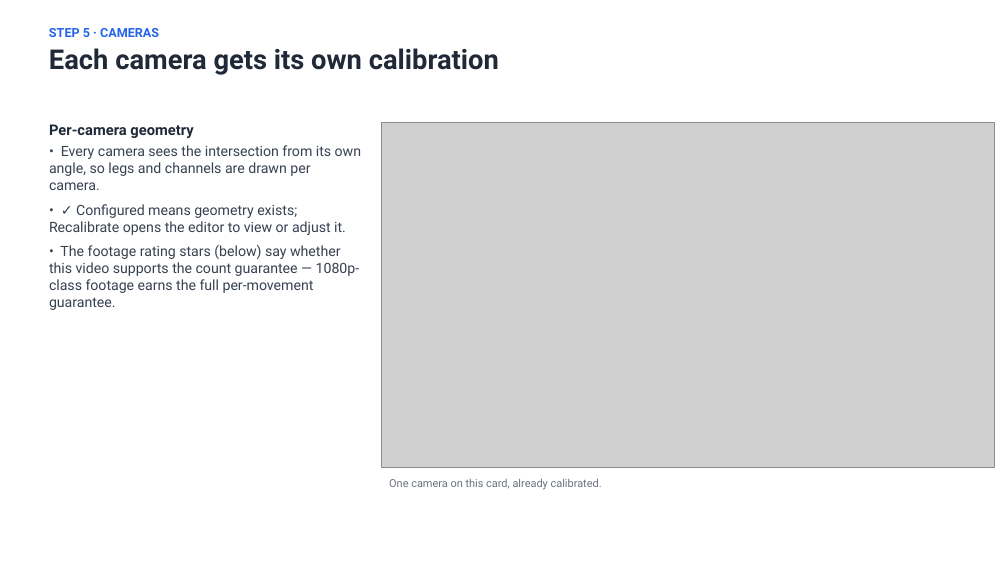
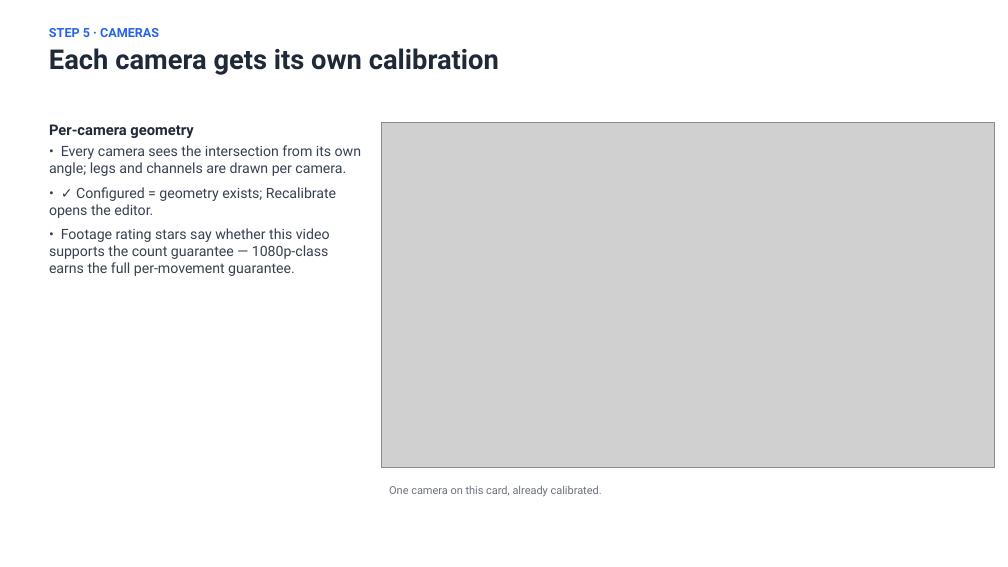
Before and after one commit to marshm100/intersection-counter, a slide deck: slide 8 of docs/Operator_Guide_2026-08-18.pptx (slide 7 before the commit). Drawn at 1008x567 pixels with LibreOffice and Linux fonts; fonts in the diff are those of the drawing; grey boxes stand for pictures. Boxes give left, top, right and bottom in pixels: in the first picture for what was removed or moved away, otherwise in the second. Text is boxed around its words. In the diff, an @@ line names an element or a change of style, - is before the commit and + after.

```diff
--- a/docs/Operator_Guide_2026-08-18.pptx
+++ b/docs/Operator_Guide_2026-08-18.pptx
@@ text at <box>49,145,361,276</box>: text changed @@
-• Every camera sees the intersection from its own angle, so legs and channels are drawn per camera.
-• ✓ Configured means geometry exists; Recalibrate opens the editor to view or adjust it.
-• The footage rating stars (below) say whether this video supports the count guarantee — 1080p-class footage earns the full per-movement guarantee.
+• Every camera sees the intersection from its own angle; legs and channels are drawn per camera.
+• ✓ Configured = geometry exists; Recalibrate opens the editor.
+• Footage rating stars say whether this video supports the count guarantee — 1080p-class earns the full per-movement guarantee.
@@ text "One camera on this card, ...": place and size @@
-text "One camera on this card, ..." at <box>389,479,602,490</box>
+text "One camera on this card, ..." at <box>389,486,602,497</box>
```
Also in this commit, not shown: 15 other slides changed, 8 slides added.
